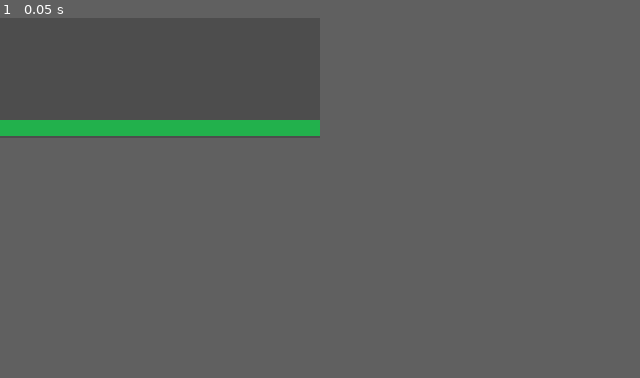
Above: before the commit, frame 1.
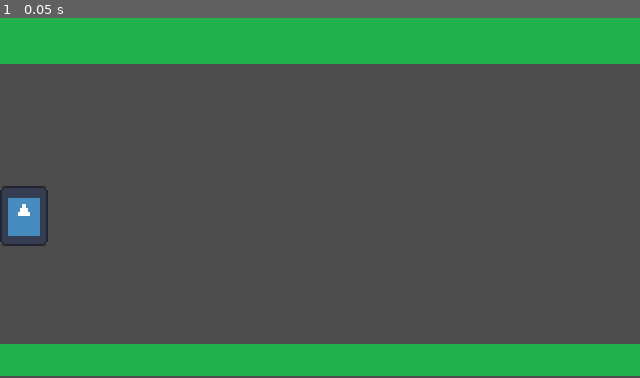
Above: after the commit, the same moment.

Repository: kevinesaa/balloons-wars
Game: Godot game, scene res://levels/level.tscn
The game is run twice, just before and just after one commit, with the same random seed, the same clock (stepped at 60 frames per second) and the same inputs. The engine's default icon, where the game draws it, is replaced by a stand-in: a white triangle on a blue panel in a dark square.
Inputs:
- Up to frame 1 (0.05 s): no input
The window is 320x120 before the commit and 640x360 after it. Grey fills any space a smaller window leaves; there, only what the larger window draws over its background counts as a difference.

The runs differ from the first frame. In frame 1, 25% of the frame differs, in the area x 0-100%, y 0-100%.

Commit message:
screen size fix

Diff:
--- a/levels/level.tscn
+++ b/levels/level.tscn
@@ -1,7 +1,8 @@
-[gd_scene load_steps=4 format=3 uid="uid://c3ddmni6dpr30"]
+[gd_scene load_steps=5 format=3 uid="uid://c3ddmni6dpr30"]
 
-[ext_resource type="Script" path="res://scripts/input_manager.gd" id="1_eg28h"]
+[ext_resource type="Script" uid="uid://bhcd72lt5a3bw" path="res://scripts/input_manager.gd" id="1_eg28h"]
 [ext_resource type="Texture2D" uid="uid://vp0gaqd3plfl" path="res://sprites/ground.png" id="1_mmh4m"]
+[ext_resource type="Texture2D" uid="uid://cbldkqdanuym6" path="res://icon.svg" id="3_cwqvt"]
 
 [sub_resource type="RectangleShape2D" id="RectangleShape2D_0spnt"]
 size = Vector2(319.5, 17)
@@ -17,10 +18,22 @@
 [node name="StaticBody2D" type="StaticBody2D" parent="ground"]
 
 [node name="CollisionShape2D" type="CollisionShape2D" parent="ground/StaticBody2D"]
-position = Vector2(0.25, 1.5)
+position = Vector2(160, 122)
 shape = SubResource("RectangleShape2D_0spnt")
 
 [node name="Sprite2D" type="Sprite2D" parent="ground"]
+position = Vector2(160, 122)
+texture = ExtResource("1_mmh4m")
+
+[node name="Sprite2D2" type="Sprite2D" parent="ground"]
+position = Vector2(160, -38)
+scale = Vector2(1, 1.5)
 texture = ExtResource("1_mmh4m")
 
 [node name="Camera2D" type="Camera2D" parent="."]
+position = Vector2(160, 91)
+
+[node name="Icon" type="Sprite2D" parent="."]
+position = Vector2(12, 100)
+scale = Vector2(0.1875, 0.234375)
+texture = ExtResource("3_cwqvt")
--- a/project.godot
+++ b/project.godot
@@ -12,13 +12,16 @@
 
 config/name="balloon-wars"
 run/main_scene="res://levels/level.tscn"
-config/features=PackedStringArray("4.3", "GL Compatibility")
+config/features=PackedStringArray("4.4", "GL Compatibility")
 config/icon="res://icon.svg"
 
 [display]
 
 window/size/viewport_width=320
-window/size/viewport_height=120
+window/size/viewport_height=180
+window/size/window_width_override=1280
+window/size/window_height_override=720
+window/stretch/mode="viewport"
 
 [input]
 
@@ -35,5 +38,6 @@
 
 [rendering]
 
+textures/canvas_textures/default_texture_filter=0
 renderer/rendering_method="gl_compatibility"
 renderer/rendering_method.mobile="gl_compatibility"
